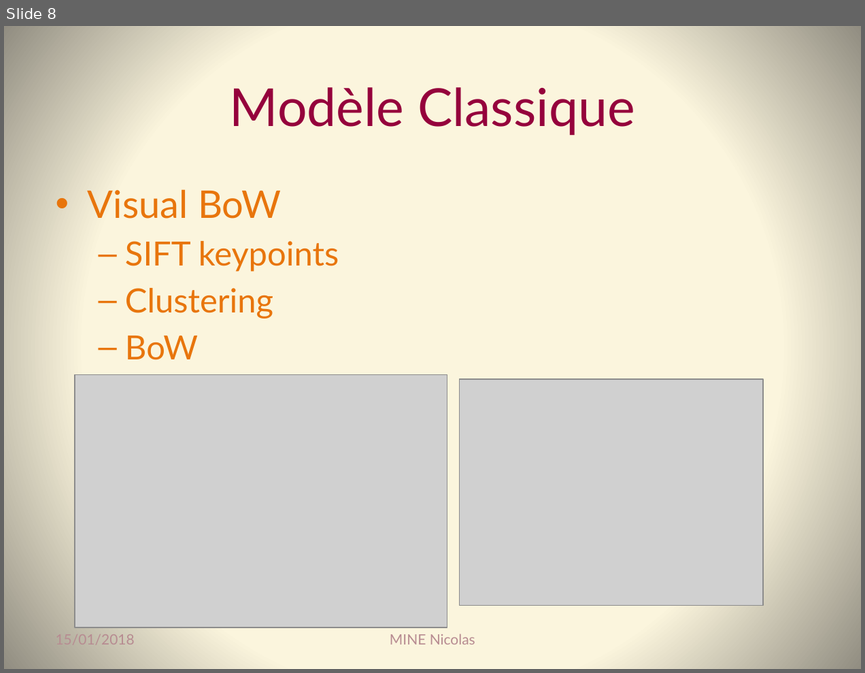
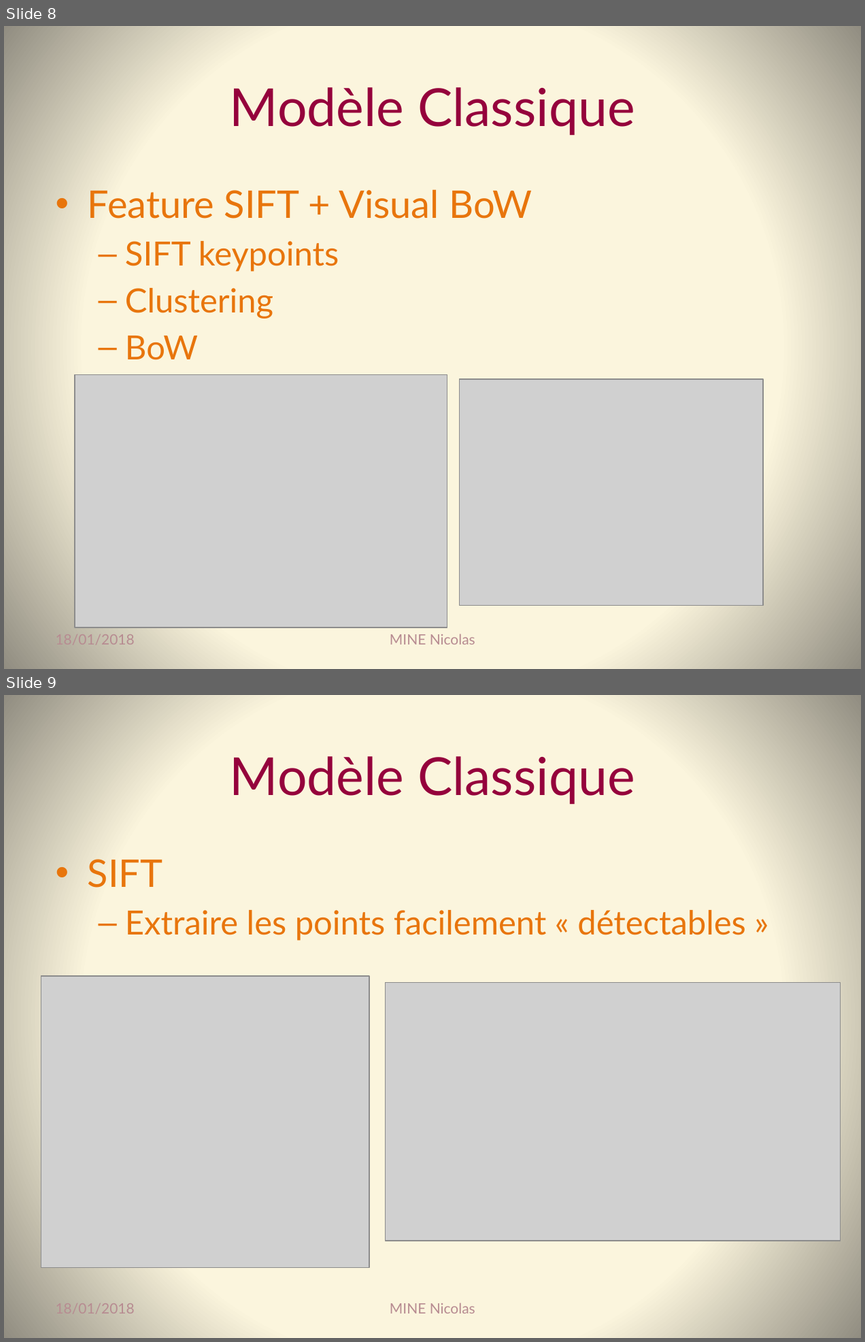
Before and after one commit to Coni63/OC_DS, a slide deck: P7/Presentation_p7.pptx. Shown one above the other, each under a label of ours: slide 8 before the commit, slides 8 and 9 after it. The pictures are 865x673 and 865x1342 pixels, drawn with LibreOffice and Linux fonts; fonts in the diff are those of the drawing; grey boxes stand for pictures. Boxes give left, top, right and bottom in pixels: in the first picture for what was removed or moved away, otherwise in the second. Text is boxed around its words. In the diff, an @@ line names an element or a change of style, - is before the commit and + after.

```diff
--- a/P7/Presentation_p7.pptx
+++ b/P7/Presentation_p7.pptx
@@ slide 9 added at box(4, 695, 861, 1338), background gradient #FCF7DD to #918E81 @@
@@ title added at box(230, 756, 635, 804), 44 pt, text #95023C @@
+Modèle Classique
@@ text added at box(88, 859, 746, 940), 28 pt, text #E8750C @@
+• SIFT
+  – Extraire les points facilement « détectables »
@@ picture added at box(41, 976, 369, 1268) @@
@@ picture added at box(385, 983, 840, 1241) @@
@@ text added at box(56, 1303, 135, 1313), 12 pt, text #B78C92 @@
+18/01/2018
@@ text added at box(390, 1302, 475, 1313), 12 pt, text #B78C92 @@
+MINE Nicolas
@@ slide 8 changed as well @@
@@ text at box(88, 189, 532, 218): text changed @@
-• Visual BoW
+• Feature SIFT + Visual BoW
@@ text at box(56, 634, 135, 644): text changed @@
-15/01/2018
+18/01/2018
```
Also in this commit, not shown: 29 other slides changed, 1 other slide added, 6 other files.
